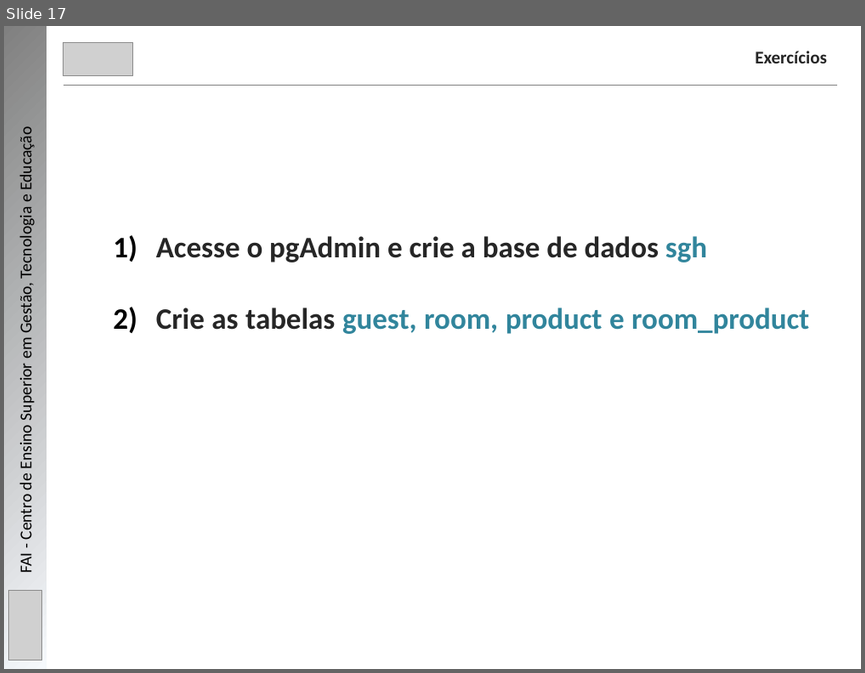
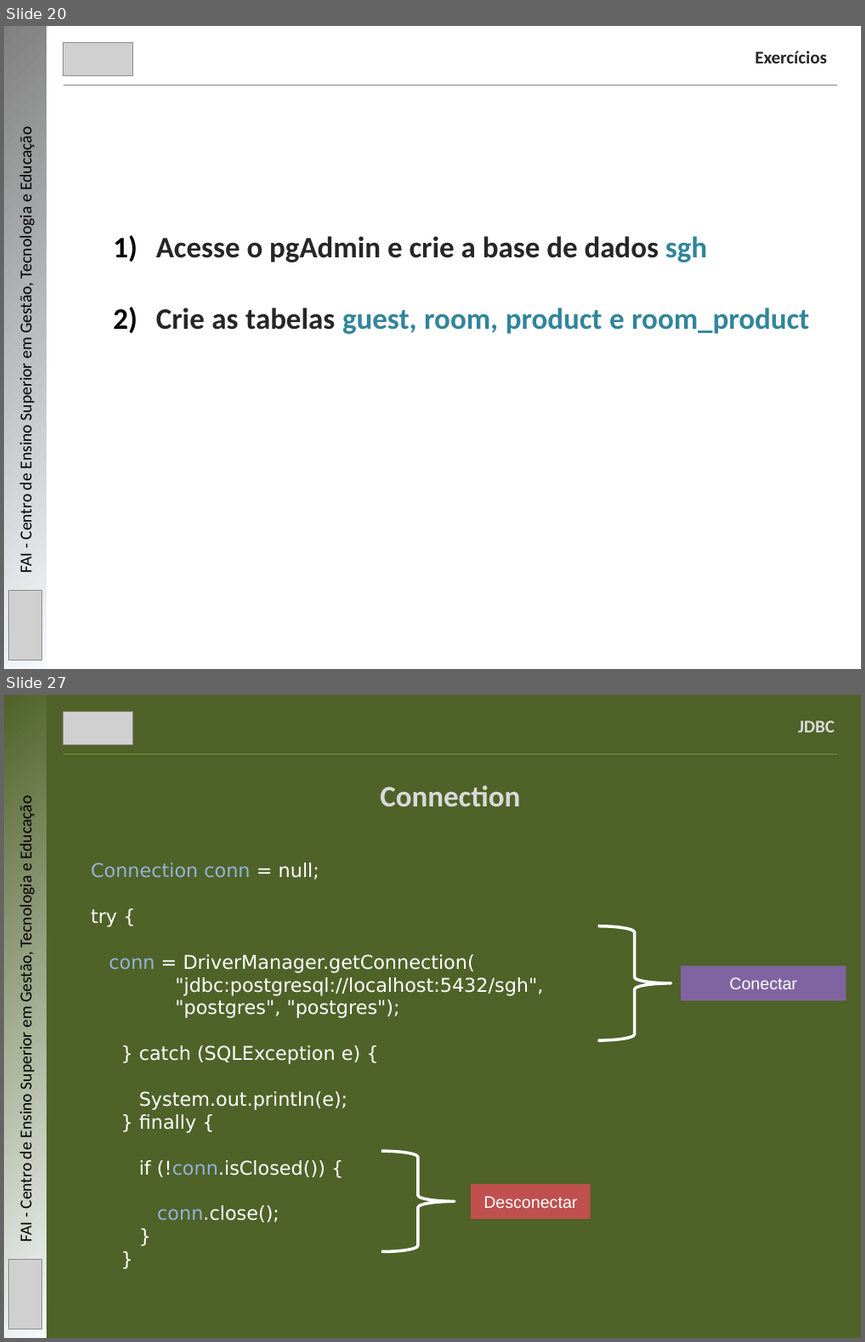
Before and after one commit to mbernardesp/lab-dev-software-sgh, a slide deck: slides/java-com-banco-de-dados.pptx. Shown one above the other, each under a label of ours: slide 17 before the commit, slides 20 and 27 after it; the slides between them are not shown. The pictures are 865x673 and 865x1342 pixels, drawn with LibreOffice and Linux fonts; fonts in the diff are those of the drawing; grey boxes stand for pictures. Boxes give left, top, right and bottom in pixels: in the first picture for what was removed or moved away, otherwise in the second. Text is boxed around its words. In the diff, an @@ line names an element or a change of style, - is before the commit and + after.

```diff
--- a/slides/java-com-banco-de-dados.pptx
+++ b/slides/java-com-banco-de-dados.pptx
@@ slide 27 added at (4, 695, 861, 1338), background #4F6228 @@
@@ rectangle added at (4, 695, 46, 1338), fill gradient #F6F9FC to #4F6228 @@
@@ picture added at (64, 711, 133, 744) @@
@@ text added at (798, 721, 834, 732), 15 pt, text #D9D9D9, bold @@
+JDBC
@@ line added from (64, 755) to (837, 755), #4F6228 0.75 pt @@
@@ text added at (380, 785, 520, 806), 25 pt, text #D9D9D9, bold @@
+Connection
@@ text added at (16, 801, 36, 1241), 14 pt, text #000000 @@
+FAI - Centro de Ensino Superior em Gestão, Tecnologia e Educação
@@ text added at (91, 862, 543, 1222), 16 pt, text #FFFFFF @@
+Connection conn = null;
+try {
+conn = DriverManager.getConnection(
+"jdbc:postgresql://localhost:5432/sgh",
+"postgres", "postgres");
+} catch (SQLException e) {
+System.out.println(e);
+} finally {
+if (!conn.isClosed()) {
+conn.close();
+}
+}
@@ right brace added at (598, 926, 670, 1040), outline #FFFFFF 2.5 pt @@
@@ rectangle added at (681, 966, 846, 1001), fill #8064A2, 14 pt, text #FFFFFF @@
+Conectar
@@ right brace added at (381, 1151, 454, 1251), outline #FFFFFF 2.5 pt @@
@@ rectangle added at (471, 1184, 590, 1219), fill #C0504D, 14 pt, text #FFFFFF @@
+Desconectar
@@ picture added at (9, 1259, 42, 1329) @@
@@ what was slide 17 is now slide 20 @@
```
Also in this commit, not shown: 9 slides changed, 7 other slides added, 2 other files.
